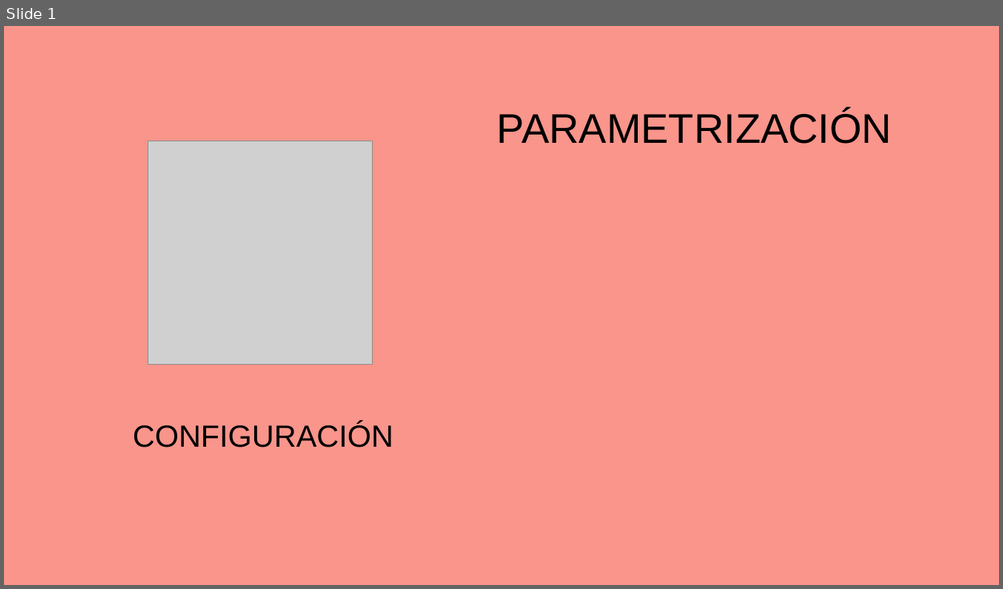
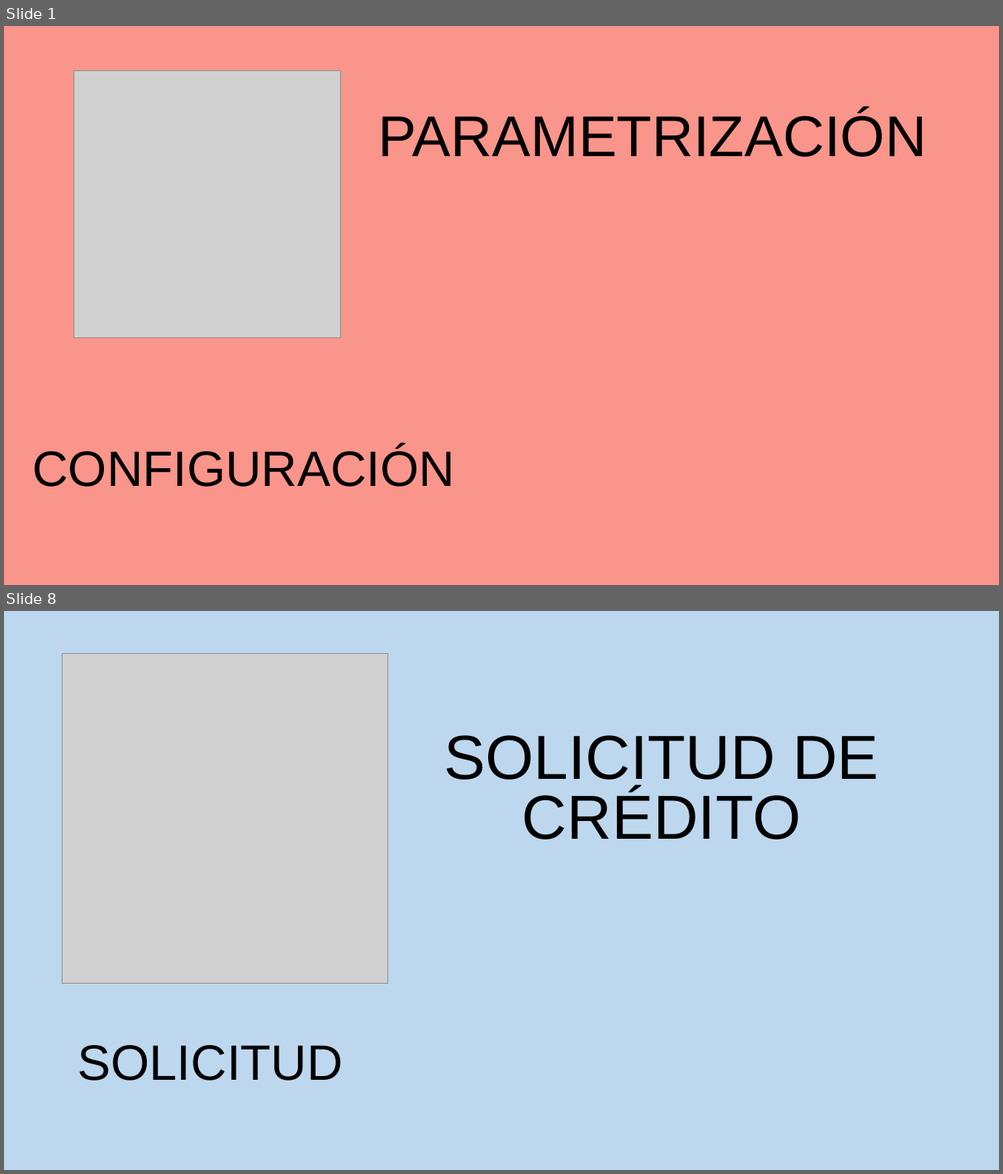
Before and after one commit to anderlike2/ManejoFondo, a slide deck: Documentacion/GeneradorOpciones.pptx. Shown one above the other, each under a label of ours: slide 1 before the commit, slides 1 and 8 after it; the slides between them are not shown. The pictures are 1003x589 and 1003x1174 pixels, drawn with LibreOffice and Linux fonts; fonts in the diff are those of the drawing; grey boxes stand for pictures. Boxes give left, top, right and bottom in pixels: in the first picture for what was removed or moved away, otherwise in the second. Text is boxed around its words. In the diff, an @@ line names an element or a change of style, - is before the commit and + after.

```diff
--- a/Documentacion/GeneradorOpciones.pptx
+++ b/Documentacion/GeneradorOpciones.pptx
@@ slide 8 added at bbox=[4, 611, 999, 1170], background #BDD7EE @@
@@ picture added at bbox=[62, 653, 387, 984] @@
@@ text added at bbox=[444, 735, 879, 840], 60 pt, text #000000 @@
+SOLICITUD DE CRÉDITO
@@ text added at bbox=[78, 1045, 343, 1081], 48 pt, text #000000 @@
+SOLICITUD
@@ slide 1 changed as well @@
@@ picture: place and size @@
-picture at bbox=[148, 141, 372, 365]
+picture at bbox=[74, 70, 341, 338]
@@ text "PARAMETRIZACIÓN": place and size @@
-text "PARAMETRIZACIÓN" at bbox=[497, 110, 891, 144]
+text "PARAMETRIZACIÓN" at bbox=[378, 111, 926, 157]
@@ text "PARAMETRIZACIÓN" at bbox=[378, 111, 926, 157]: size 40 to 55.5 pt @@
@@ text "CONFIGURACIÓN": place and size @@
-text "CONFIGURACIÓN" at bbox=[133, 423, 393, 448]
+text "CONFIGURACIÓN" at bbox=[32, 447, 455, 487]
@@ text "CONFIGURACIÓN" at bbox=[32, 447, 455, 487]: size 29.6 to 48 pt @@
```
Also in this commit, not shown: 6 other slides added, 11 other files.
